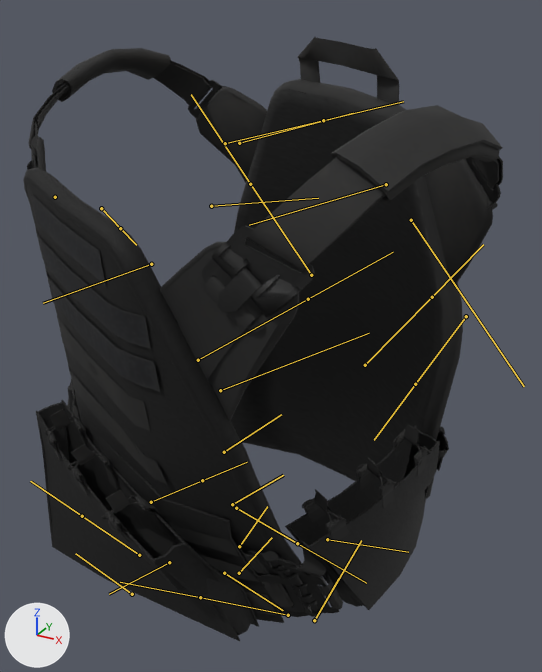
What one commit did to the FBX model Extra Content/BasePlayerModels/vestrigged.fbx.
The view is the same before and after, from a 50 mm lens placed at (0.368, -0.616, 1.539), pointed at (0.047, -0.031, 1.247). The axes (+X, +Y, +Z) are drawn at lower left. The lights are the same throughout. The older version comes first. Both versions are drawn at the pose saved in each file; the numbers are the values there. The bones that change, and the others that lie on the model, are drawn over the model as lines.

The first picture shows 'Vest'.
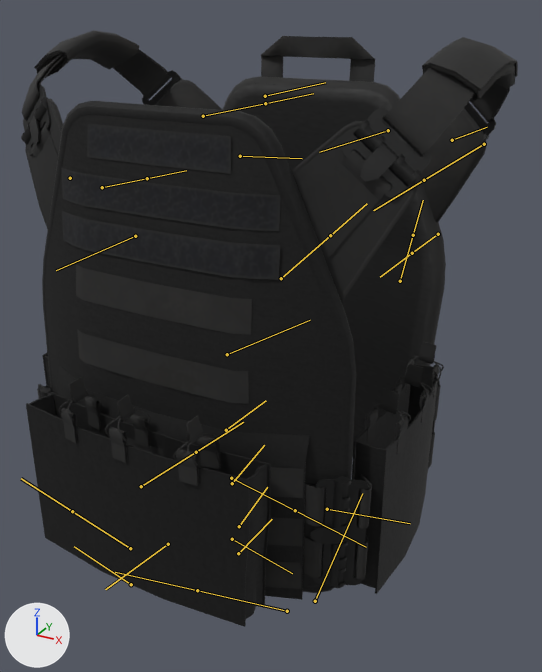
Commit message: Updated Vest Model

The edits, one by one:
Bone 'pelvis' (bone_pelvis) moves from (-2.8, 0.2, 0.0) to (0.0, 0.0, 0.0).
Bone 'spine_02' (bone_spine_02) turns from (-24, -3, 1) to (0, 0, 0) degrees about its own x, y and z.
Bone 'spine_03' (bone_spine_03) turns from (6, 10, -12) to (0, 0, 0) degrees about its own x, y and z.
Bone 'spine_04' (bone_spine_04) turns from (-9, -3, -2) to (0, 0, 0) degrees about its own x, y and z.
Bone 'spine_05' (bone_spine_05) turns from (6, -5, 10) to (0, 0, 0) degrees about its own x, y and z.
Bone 'upperarm_l' (bone_upperarm_l) turns from (8, -2, -84) to (0, 0, 0) degrees about its own x, y and z.
Bone 'thigh_l' (bone_thigh_l) turns from (0, -2, 12) to (0, 0, 0) degrees about its own x, y and z.

Pixel boxes (x1, y1, x2, y2) of what changed, in the pictures (542 x 672 px):
'Vest', posed
    before: (23, 36, 503, 641)
    after: (21, 30, 518, 627)
bone 'pelvis', root to tip
    before: (239, 573) to (272, 537)
    after: (238, 553) to (272, 519)
bone 'spine_02', root to tip
    before: (232, 504) to (283, 475)
    after: (232, 483) to (264, 445)
bone 'spine_03', root to tip
    before: (224, 452) to (281, 414)
    after: (226, 430) to (266, 400)
bone 'spine_04', root to tip
    before: (220, 390) to (369, 333)
    after: (227, 354) to (310, 320)
bone 'spine_05', root to tip
    before: (211, 206) to (318, 198)
    after: (240, 156) to (302, 158)
bone 'upperarm_l', root to tip
    before: (411, 220) to (524, 386)
    after: (452, 140) to (487, 127)
bone 'thigh_l', root to tip
    before: (314, 620) to (361, 540)
    after: (315, 601) to (362, 493)
